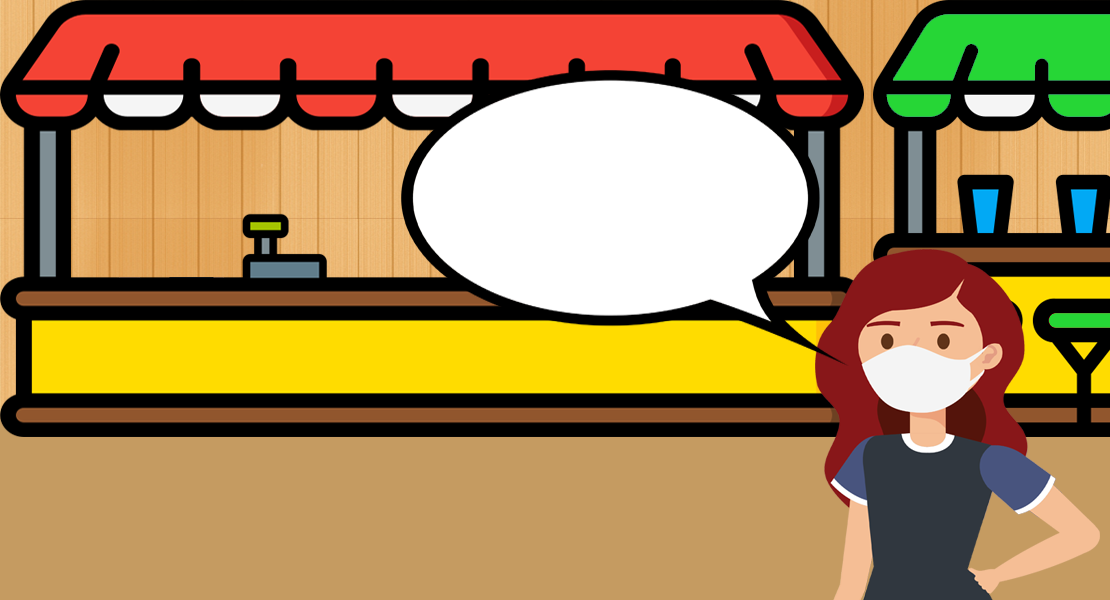
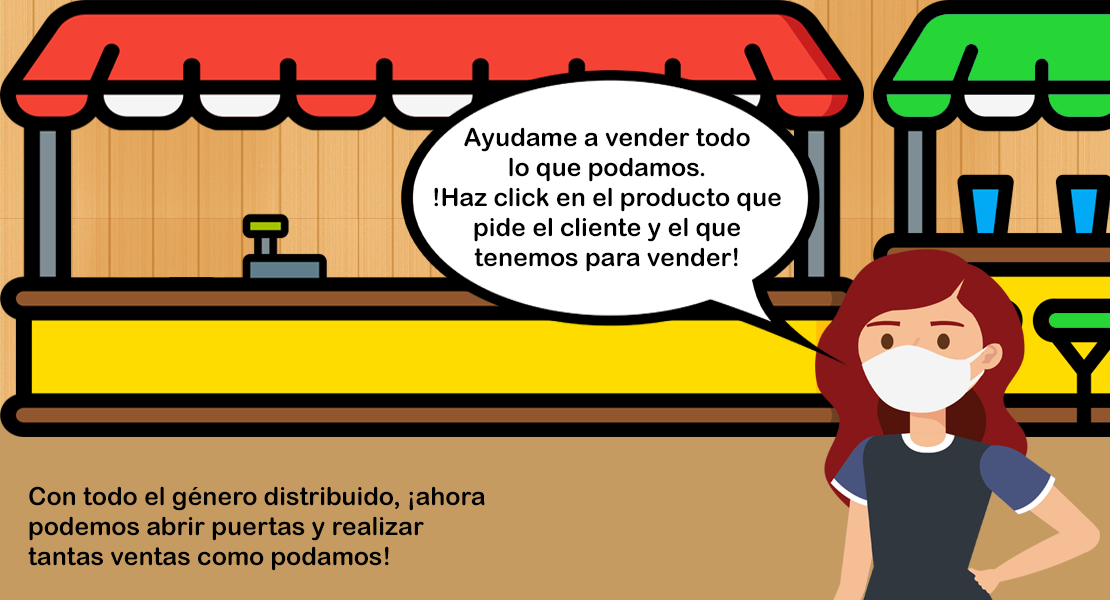
Two versions of the same layered image (w=1110, h=600). Layer-by-layer changes:
added layer "Ayudame a vender todo lo que podamos. !Haz click en el producto" above "Con todo el género distribuido, ¡ahora podemos abrir puertas y" over (434, 127, 781, 272)
added layer "Con todo el género distribuido, ¡ahora podemos abrir puertas y" above "Layer 18" over (28, 486, 485, 571)
